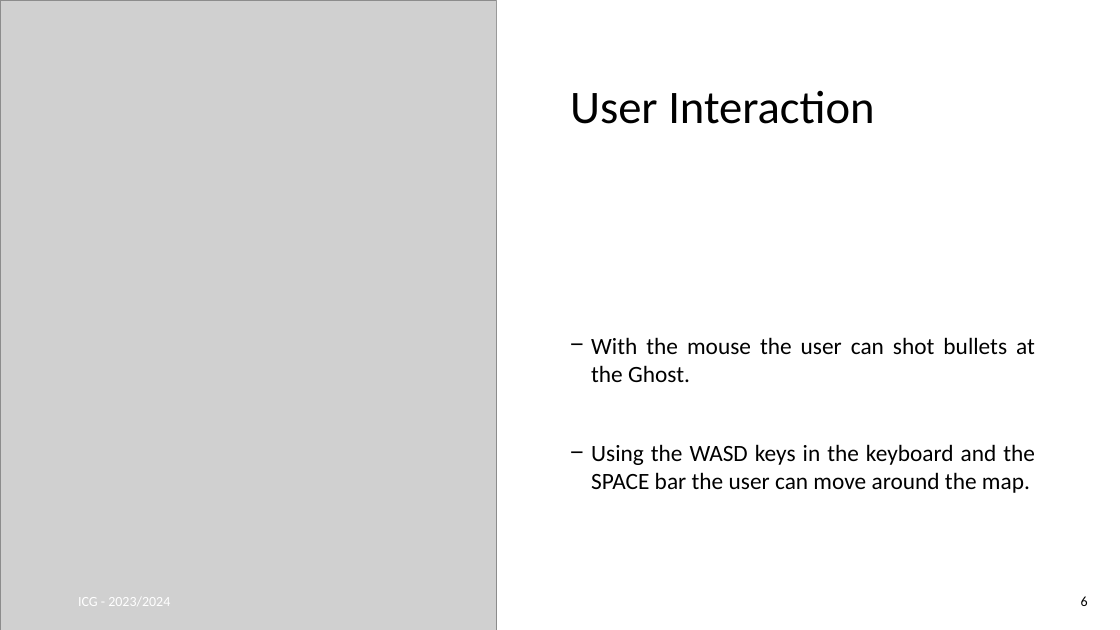
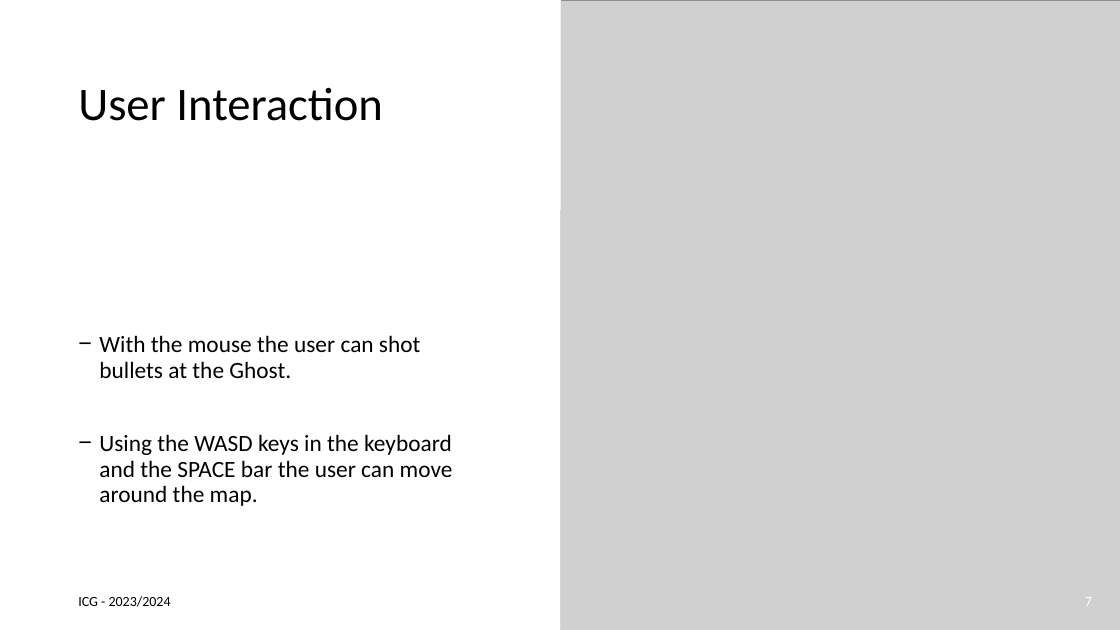
Before and after one commit to joaogasparp/joaogasparp.github.io, a slide deck: slide 7 of docs/icg_final.pptx (slide 6 before the commit). Drawn at 1120x630 pixels with LibreOffice and Linux fonts; fonts in the diff are those of the drawing; grey boxes stand for pictures. Boxes give left, top, right and bottom in pixels: in the first picture for what was removed or moved away, otherwise in the second. Text is boxed around its words. In the diff, an @@ line names an element or a change of style, - is before the commit and + after.

```diff
--- a/docs/icg_final.pptx
+++ b/docs/icg_final.pptx
@@ rectangle: place and size @@
-rectangle at bbox=[497, 0, 1120, 210]
+rectangle at bbox=[0, 0, 560, 210]
@@ rectangle at bbox=[0, 0, 560, 210]: shadow changed @@
@@ rectangle added at bbox=[0, 0, 560, 630], fill #FFFFFF @@
@@ picture: place and size @@
-picture at bbox=[0, 0, 497, 630]
+picture at bbox=[560, 0, 1120, 630]
@@ title "User Interaction": place and size @@
-title "User Interaction" at bbox=[570, 90, 874, 124]
+title "User Interaction" at bbox=[78, 87, 382, 121]
@@ text "With the mouse the user ...": place and size @@
-text "With the mouse the user ..." at bbox=[591, 337, 1035, 493]
+text "With the mouse the user ..." at bbox=[99, 335, 453, 506]
@@ text "With the mouse the user ..." at bbox=[99, 335, 453, 506]: alignment justified to left; line spacing 1 to 0.9 @@
@@ text "ICG - 2023/2024" at bbox=[78, 596, 171, 607]: text colour #FFFFFF to #000000 @@
@@ page number at bbox=[1085, 597, 1092, 605]: text changed; text colour #000000 to #FFFFFF @@
-6
+7
```
Also in this commit, not shown: 2 other slides changed, 1 slide added, 2 other files.
